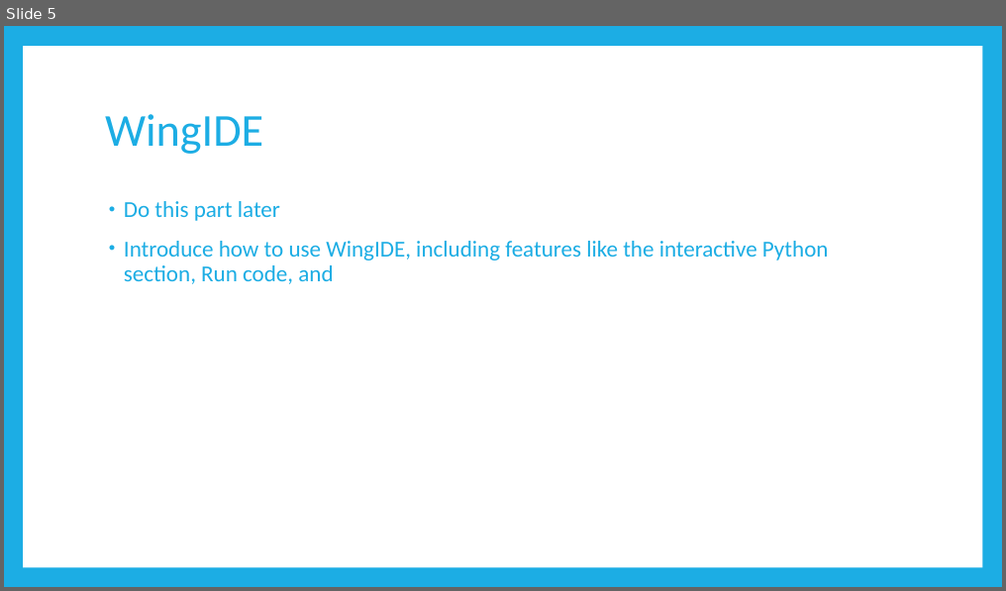
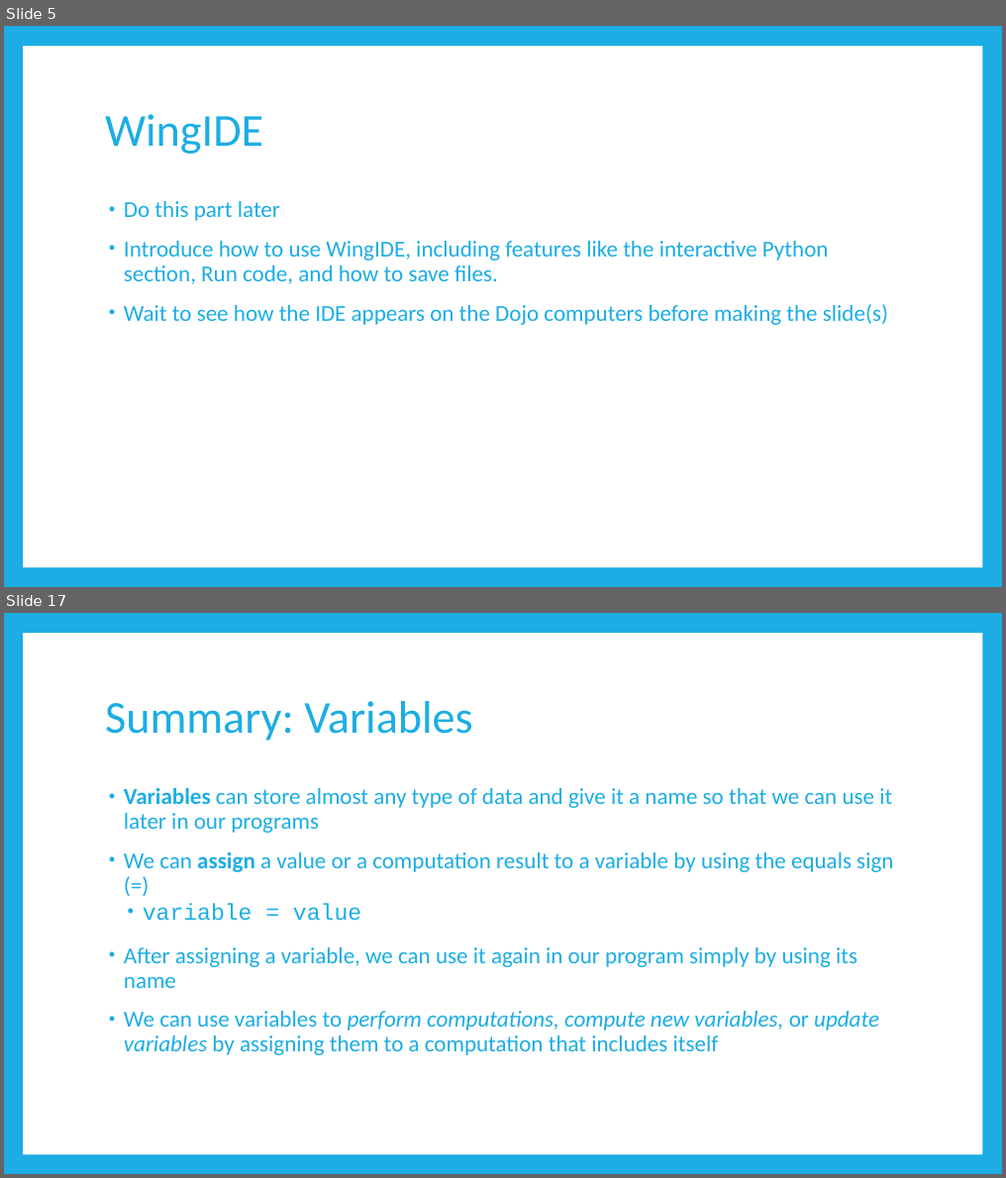
Before and after one commit to TristinSchlauch11/code-ninjas-python, a slide deck: Intro to Python.pptx. Shown one above the other, each under a label of ours: slide 5 before the commit, slides 5 and 17 after it; the slides between them are not shown. The pictures are 1006x591 and 1006x1178 pixels, drawn with LibreOffice and Linux fonts; fonts in the diff are those of the drawing. Boxes give left, top, right and bottom in pixels: in the first picture for what was removed or moved away, otherwise in the second. Text is boxed around its words. In the diff, an @@ line names an element or a change of style, - is before the commit and + after.

Commit message:
Updated PowerPoint, done basics, variables, and inputs

```diff
--- a/Intro to Python.pptx
+++ b/Intro to Python.pptx
@@ slide 17 added at box(4, 613, 1002, 1174), background #1CADE4; not listed: 1 template element that a slide beside it also shows @@
@@ title added at box(105, 701, 472, 741), 44 pt, text #1CADE4 @@
+Summary: Variables
@@ text added at box(124, 787, 893, 1056), 22 pt, text #1CADE4 @@
+• Variables can store almost any type of data and give it a name so that we can use it later in our programs
+• We can assign a value or a computation result to a variable by using the equals sign (=)
+  • variable = value
+• After assigning a variable, we can use it again in our program simply by using its name
+• We can use variables to perform computations, compute new variables, or update variables by assigning them to a computation that includes itself
@@ slide 5 changed as well @@
@@ text at box(124, 241, 888, 325): text changed @@
-• Introduce how to use WingIDE, including features like the interactive Python section, Run code, and
+• Introduce how to use WingIDE, including features like the interactive Python section, Run code, and how to save files.
+• Wait to see how the IDE appears on the Dojo computers before making the slide(s)
```
Also in this commit, not shown: 2 other slides changed, 17 other slides added, 1 other file.
